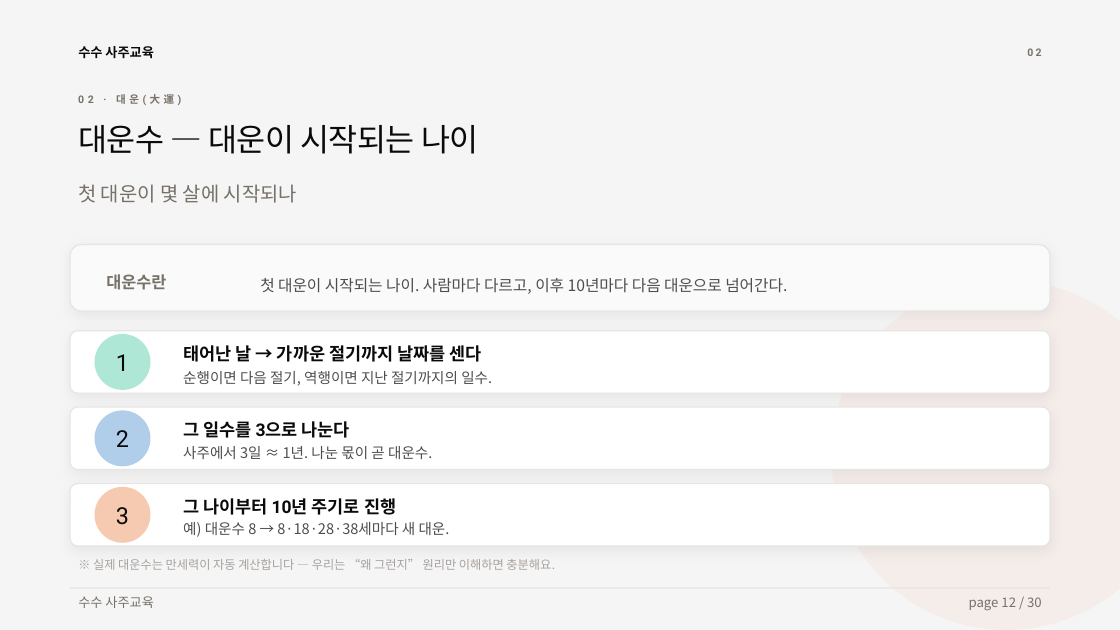
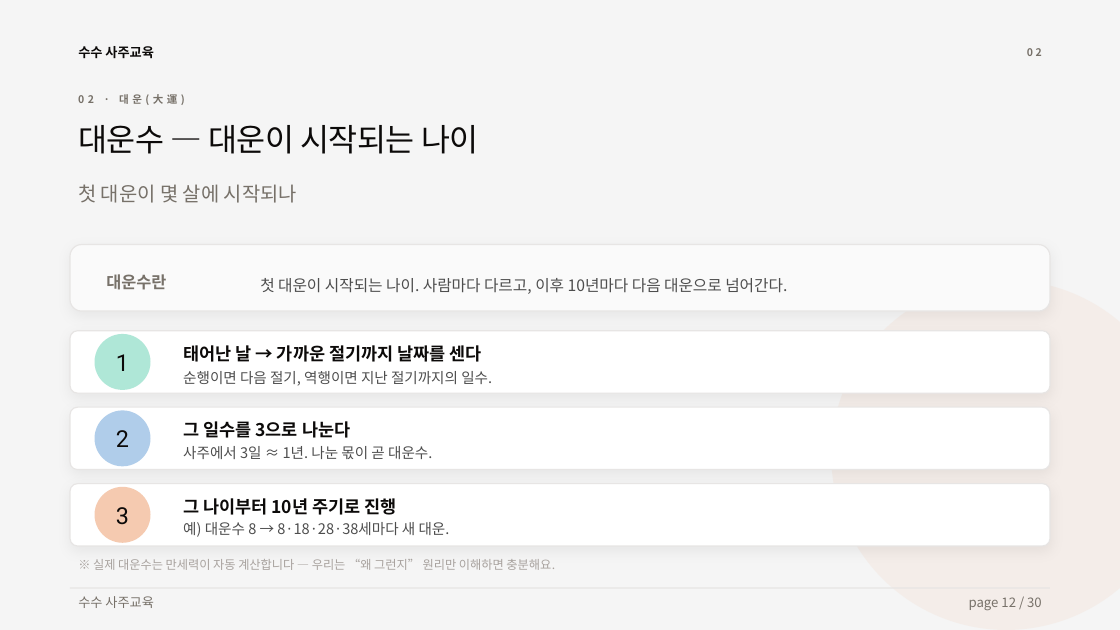
Before and after one commit to capshinsmg-blip/saju_youth, a slide deck: slide 12 of 사주교육_2회차.pptx. Drawn at 1120x630 pixels with LibreOffice and Linux fonts; fonts in the diff are those of the drawing. Boxes give left, top, right and bottom in pixels: in the first picture for what was removed or moved away, otherwise in the second. Text is boxed around its words. In the diff, an @@ line names an element or a change of style, - is before the commit and + after.

```diff
--- a/사주교육_2회차.pptx
+++ b/사주교육_2회차.pptx
@@ font Roboto to Noto Sans CJK KR in 3 elements at (x1=1027, y1=48, x2=1042, y2=56), (x1=78, y1=94, x2=185, y2=105), (x1=183, y1=498, x2=397, y2=515) @@
```
Also in this commit, not shown: 29 other slides changed, 1 other file.
